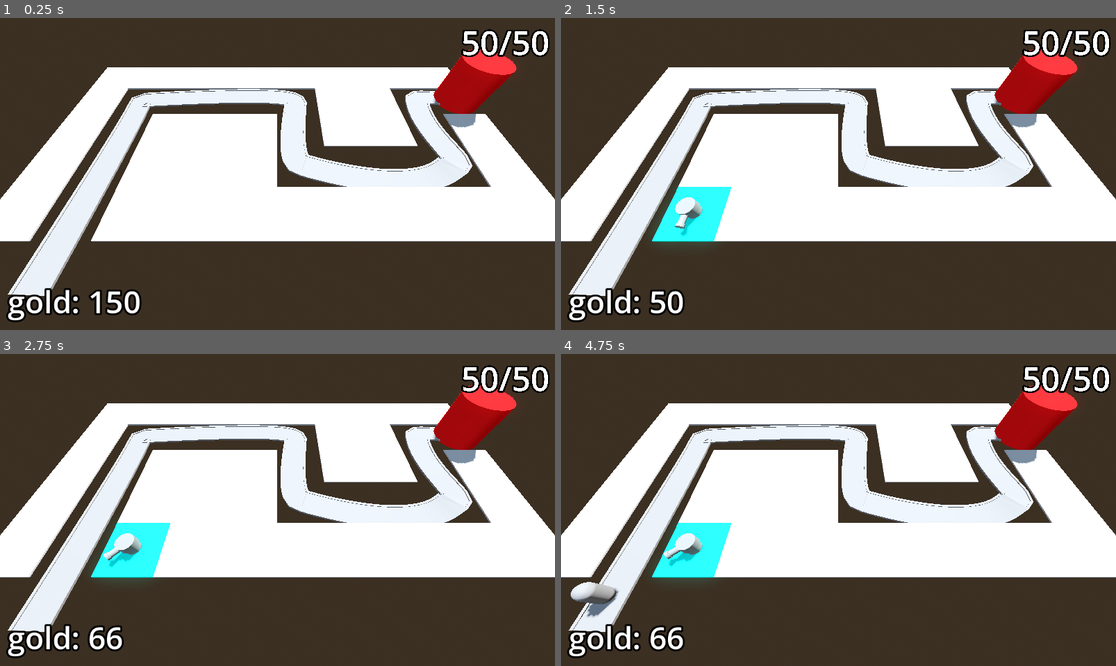
Above: before the commit, frames 1-4 (two rows, left to right).
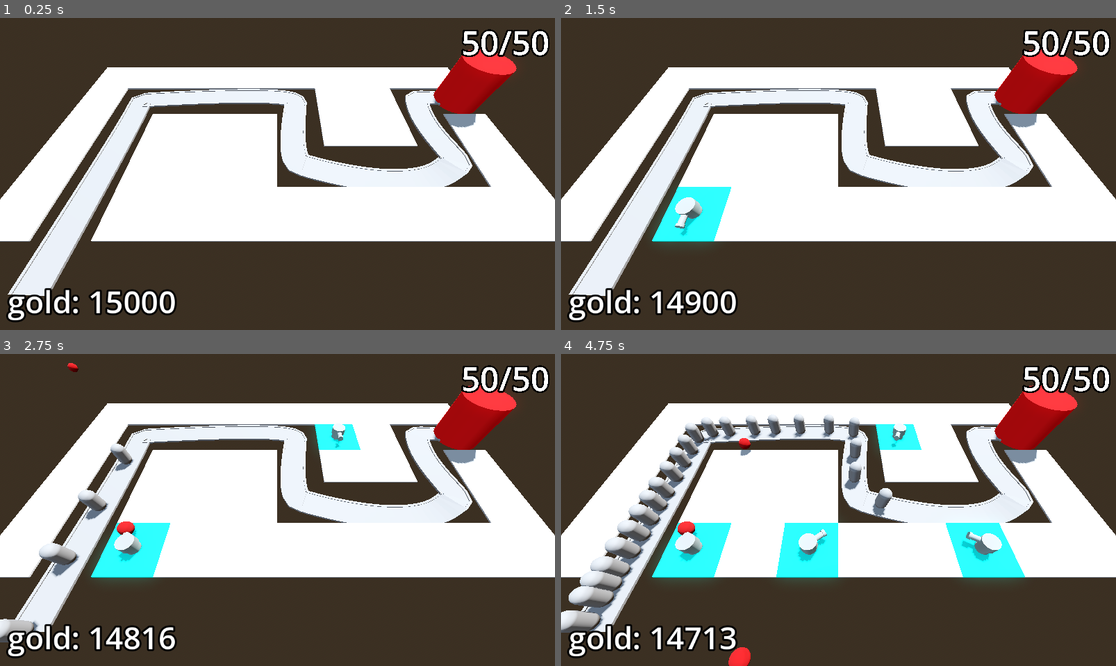
Above: after the commit, the same moments.

Repository: EsbenNyboe/TowerDefense
Game: Godot game, scene res://BaseLevel.tscn
The game is run twice, just before and just after one commit, with the same random seed, the same clock (stepped at 60 frames per second) and the same inputs.
Inputs (mouse positions are in pixels of both pictures, inside the frame that each line leads up to):
- Up to frame 1 (0.25 s): no input
- Up to frame 2 (1.5 s): tap Enter at 0.5 s; move the mouse to (960, 158) at 0.52 s; press the mouse at (960, 158) at 0.53 s; tap Space at 1.25 s; move the mouse to (727, 189) at 1.27 s; release the mouse at (727, 189) at 1.28 s; click (727, 189) at 1.35 s
- Up to frame 3 (2.75 s): tap Enter at 2 s; move the mouse to (333, 441) at 2.02 s; press the mouse at (333, 441) at 2.03 s
- Up to frame 4 (4.75 s): move the mouse to (810, 572) at 2.77 s; release the mouse at (810, 572) at 2.78 s; click (810, 572) at 2.85 s; move the mouse to (1005, 556) at 3.52 s; press the mouse at (1005, 556) at 3.53 s; move the mouse to (672, 463) at 4.27 s; release the mouse at (672, 463) at 4.28 s; click (672, 463) at 4.35 s

The runs differ from the first frame. In frame 1, 0.4% of the frame differs, in the area x 25-32%, y 86-96%; in frame 2, 1.0%; in frame 3, 2.9%; in frame 4, 10%, in the area x 0-84%, y 19-100%.

Commit message:
Achievement stars on end-screen

Diff:
--- a/barbarianblaster/BaseLevel.tscn
+++ b/barbarianblaster/BaseLevel.tscn
@@ -138,6 +138,7 @@
 theme_override_constants/margin_right = 16
 theme_override_constants/margin_bottom = 16
 script = ExtResource("8_tv3th")
+starting_gold = 15000
 
 [node name="Label" type="Label" parent="Bank"]
 layout_mode = 2
--- a/barbarianblaster/Enemy/enemy.gd
+++ b/barbarianblaster/Enemy/enemy.gd
@@ -19,6 +19,7 @@
 
 func _ready() -> void:
 	health = max_health
+	Engine.time_scale = 10
 
 func _process(delta: float) -> void:
 	progress += delta * speed
--- a/barbarianblaster/Enemy/enemy_path.gd
+++ b/barbarianblaster/Enemy/enemy_path.gd
@@ -22,4 +22,4 @@
 			if child is PathFollow3D:
 				return
 		print("you won")
-		victory_layer.visible = true
+		victory_layer.victory()
--- a/barbarianblaster/UserInterface/victory_layer.gd
+++ b/barbarianblaster/UserInterface/victory_layer.gd
@@ -2,7 +2,25 @@
 
 @export var retry_button : Button
 @export var quit_button : Button
+@onready var star_1: TextureRect = %Star1
+@onready var star_2: TextureRect = %Star2
+@onready var star_3: TextureRect = %Star3
+@onready var base = get_tree().get_first_node_in_group("base")
+@onready var bank = get_tree().get_first_node_in_group("bank")
+@onready var survived_label: Label = %SurvivedLabel
+@onready var health_label: Label = %HealthLabel
+@onready var money_label: Label = %MoneyLabel
 
 func _ready() -> void:
 	retry_button.pressed.connect(get_tree().reload_current_scene)
 	quit_button.pressed.connect(get_tree().quit)
+
+func victory() -> void:
+	visible = true
+	if base.max_health == base.health:
+		star_2.modulate = Color.WHITE
+		health_label.visible = true
+
+	if bank.gold > 500:
+		star_3.modulate = Color.WHITE
+		money_label.visible = true
--- a/barbarianblaster/UserInterface/victory_layer.tscn
+++ b/barbarianblaster/UserInterface/victory_layer.tscn
@@ -1,6 +1,7 @@
-[gd_scene load_steps=3 format=3 uid="uid://bgnfnnp7cw1rr"]
+[gd_scene load_steps=4 format=3 uid="uid://bgnfnnp7cw1rr"]
 
 [ext_resource type="Script" uid="uid://b1kuahlp1ocyo" path="res://UserInterface/victory_layer.gd" id="1_6k6vd"]
+[ext_resource type="Texture2D" uid="uid://n01dgmhvxgq4" path="res://Assets/star.png" id="2_rt5eh"]
 
 [sub_resource type="LabelSettings" id="LabelSettings_veim5"]
 font_size = 96
@@ -38,6 +39,58 @@
 label_settings = SubResource("LabelSettings_veim5")
 horizontal_alignment = 1
 
+[node name="StarContainer" type="HBoxContainer" parent="CenterContainer/PanelContainer/VBoxContainer"]
+layout_mode = 2
+
+[node name="Star1" type="TextureRect" parent="CenterContainer/PanelContainer/VBoxContainer/StarContainer"]
+unique_name_in_owner = true
+custom_minimum_size = Vector2(128, 128)
+layout_mode = 2
+size_flags_horizontal = 3
+texture = ExtResource("2_rt5eh")
+expand_mode = 2
+stretch_mode = 5
+
+[node name="Star2" type="TextureRect" parent="CenterContainer/PanelContainer/VBoxContainer/StarContainer"]
+unique_name_in_owner = true
+modulate = Color(0, 0, 0, 1)
+custom_minimum_size = Vector2(128, 128)
+layout_mode = 2
+size_flags_horizontal = 3
+texture = ExtResource("2_rt5eh")
+expand_mode = 2
+stretch_mode = 5
+
+[node name="Star3" type="TextureRect" parent="CenterContainer/PanelContainer/VBoxContainer/StarContainer"]
+unique_name_in_owner = true
+modulate = Color(0, 0, 0, 1)
+custom_minimum_size = Vector2(128, 128)
+layout_mode = 2
+size_flags_horizontal = 3
+texture = ExtResource("2_rt5eh")
+expand_mode = 2
+stretch_mode = 5
+
+[node name="SurvivedLabel" type="Label" parent="CenterContainer/PanelContainer/VBoxContainer"]
+unique_name_in_owner = true
+layout_mode = 2
+text = "Survived + 1"
+horizontal_alignment = 1
+
+[node name="HealthLabel" type="Label" parent="CenterContainer/PanelContainer/VBoxContainer"]
+unique_name_in_owner = true
+visible = false
+layout_mode = 2
+text = "Full Health +1"
+horizontal_alignment = 1
+
+[node name="MoneyLabel" type="Label" parent="CenterContainer/PanelContainer/VBoxContainer"]
+unique_name_in_owner = true
+visible = false
+layout_mode = 2
+text = "Money Money Money +1"
+horizontal_alignment = 1
+
 [node name="HBoxContainer" type="HBoxContainer" parent="CenterContainer/PanelContainer/VBoxContainer"]
 layout_mode = 2
 
Binary file added: barbarianblaster/Assets/star.png
Not shown, added: barbarianblaster/Assets/star.png.import
